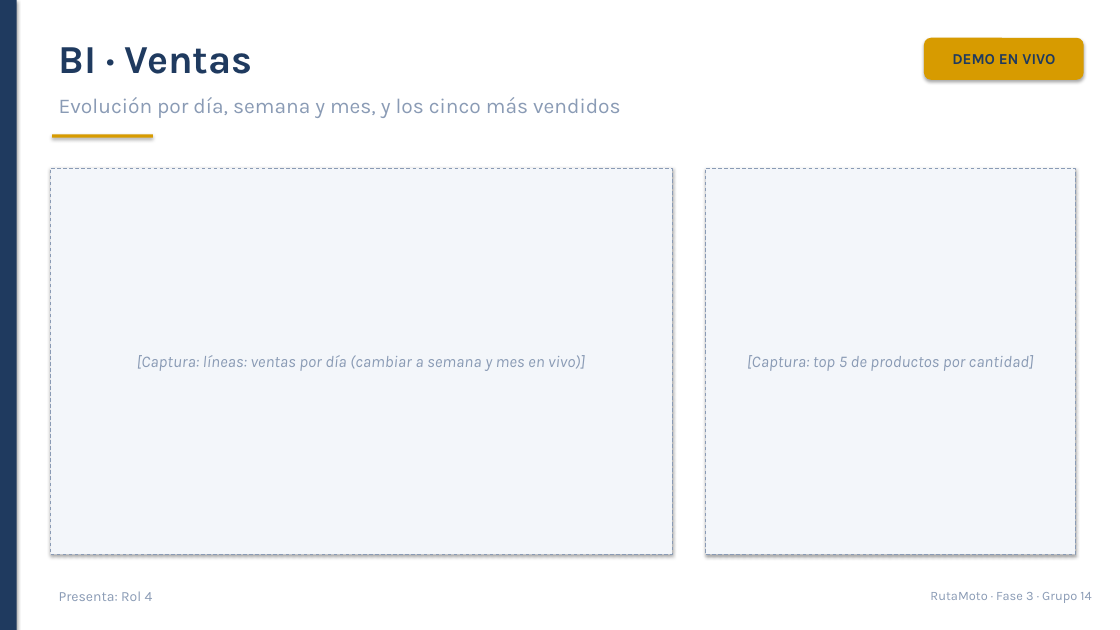
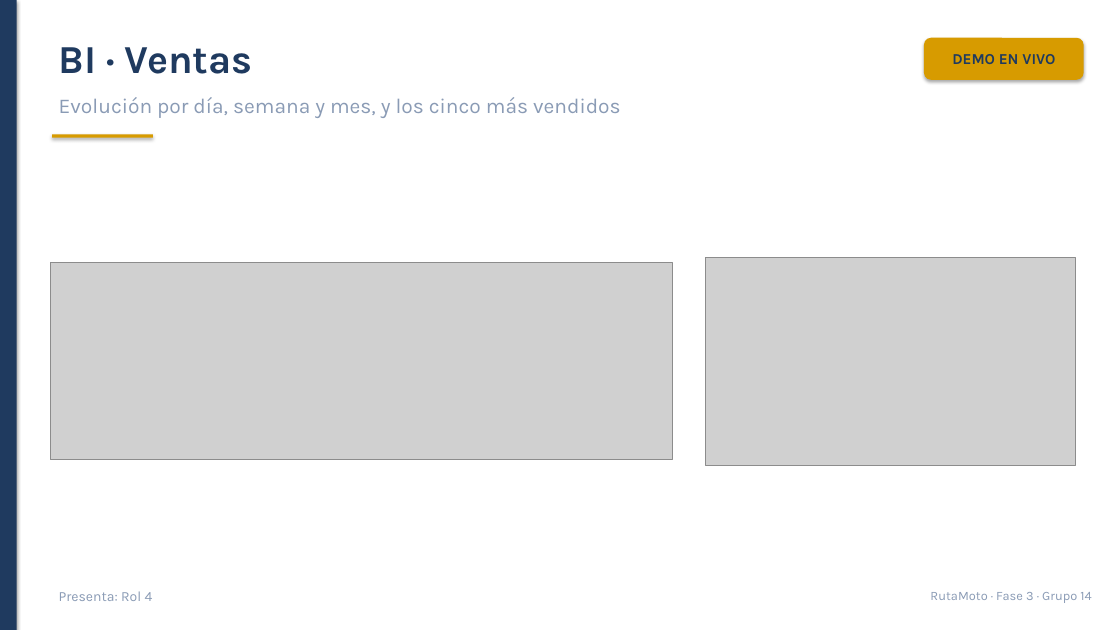
Before and after one commit to Santiago78op/SOG-G14-Proyecto, a slide deck: slide 11 of Entrega_Fase3_Grupo14/5_Presentacion/Presentacion_Fase3_Grupo14.pptx. Drawn at 1120x630 pixels with LibreOffice and Linux fonts; fonts in the diff are those of the drawing; grey boxes stand for pictures. Boxes give left, top, right and bottom in pixels: in the first picture for what was removed or moved away, otherwise in the second. Text is boxed around its words. In the diff, an @@ line names an element or a change of style, - is before the commit and + after.

```diff
--- a/Entrega_Fase3_Grupo14/5_Presentacion/Presentacion_Fase3_Grupo14.pptx
+++ b/Entrega_Fase3_Grupo14/5_Presentacion/Presentacion_Fase3_Grupo14.pptx
@@ rectangle removed at bbox=[50, 168, 672, 555] @@
-[Captura: líneas: ventas por día (cambiar a semana y mes en vivo)]
@@ rectangle removed at bbox=[706, 168, 1075, 555] @@
-[Captura: top 5 de productos por cantidad]
@@ picture added at bbox=[50, 263, 672, 460] @@
@@ picture added at bbox=[706, 257, 1075, 465] @@
```
Also in this commit, not shown: 8 other slides changed, 26 other files.
